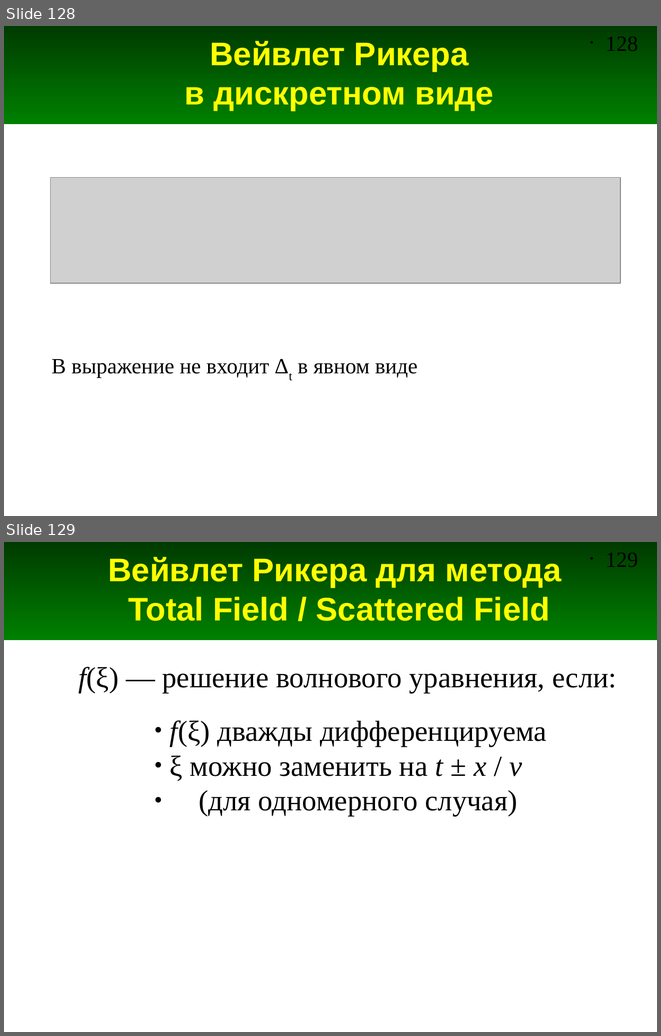
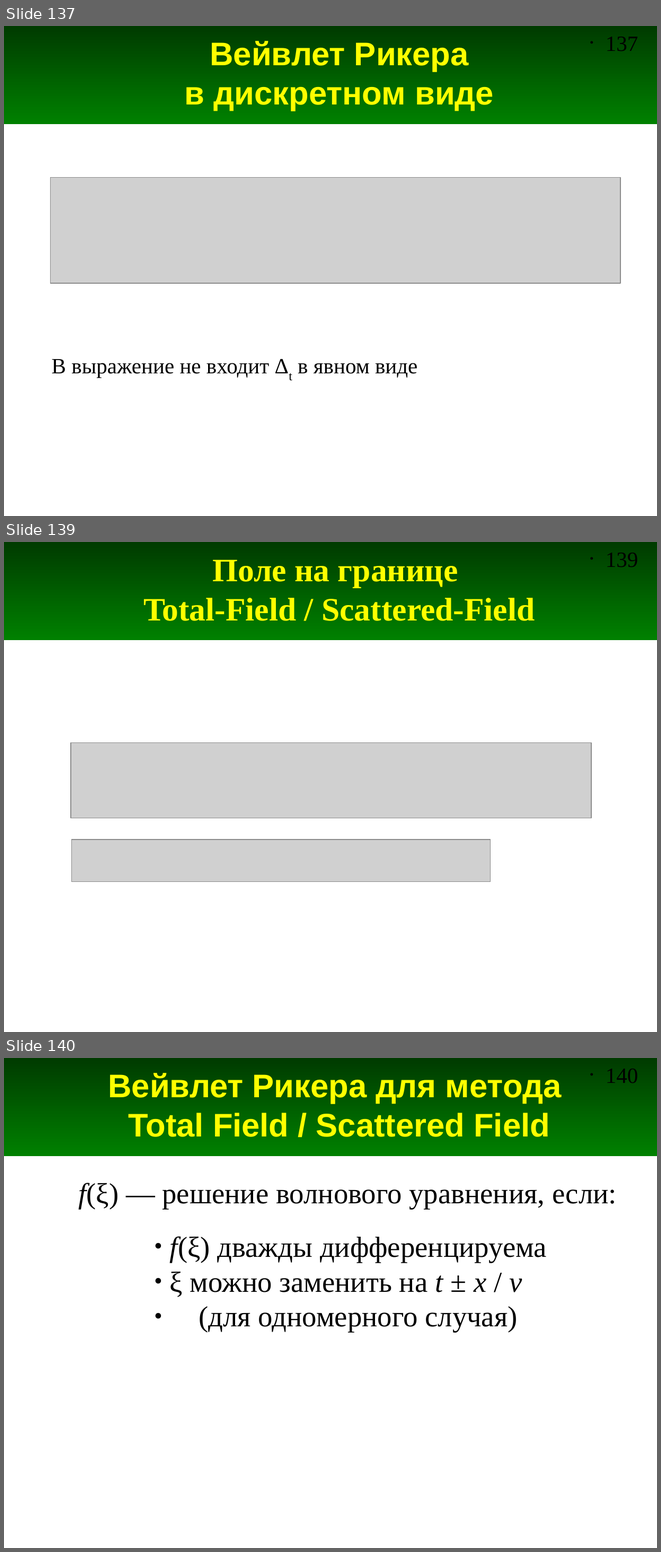
Before and after one commit to andris0147sv/modelling, a slide deck: presentations/2. FDTD.odp. Shown one above the other, each under a label of ours: slides 128 and 129 before the commit, slides 137, 139 and 140 after it; the slides between them are not shown. The pictures are 661x1036 and 661x1552 pixels, drawn with LibreOffice and Linux fonts; fonts in the diff are those of the drawing; grey boxes stand for pictures. Boxes give left, top, right and bottom in pixels: in the first picture for what was removed or moved away, otherwise in the second. Text is boxed around its words. In the diff, an @@ line names an element or a change of style, - is before the commit and + after.

```diff
--- a/presentations/2. FDTD.odp
+++ b/presentations/2. FDTD.odp
@@ slide 139 added at (4, 542, 657, 1032), background #FFFFFF; not listed: 2 template elements that a slide beside it also shows @@
@@ title added at (143, 559, 535, 621), 36 pt, text #FFFF00, bold @@
+Поле на границе
+Total-Field / Scattered-Field
@@ picture added at (71, 742, 591, 818) @@
@@ picture added at (71, 839, 490, 881) @@
@@ what was slide 128 is now slide 137 @@
@@ page number at (606, 37, 638, 51): text changed @@
-• 128
+• 137
@@ what was slide 129 is now slide 140 @@
@@ page number at (606, 1069, 638, 1083): text changed @@
-• 129
+• 140
```
Also in this commit, not shown: 7 slides changed, 1 other slide added, 1 other file.
